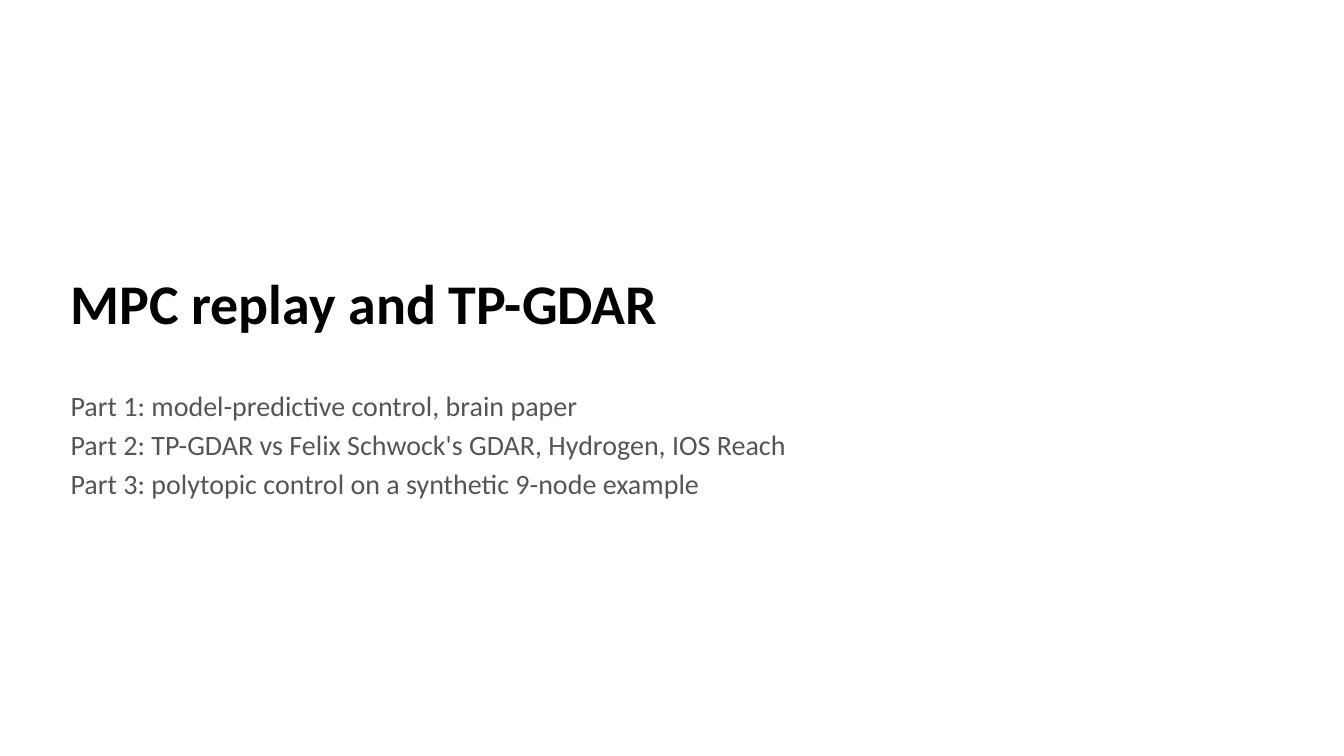
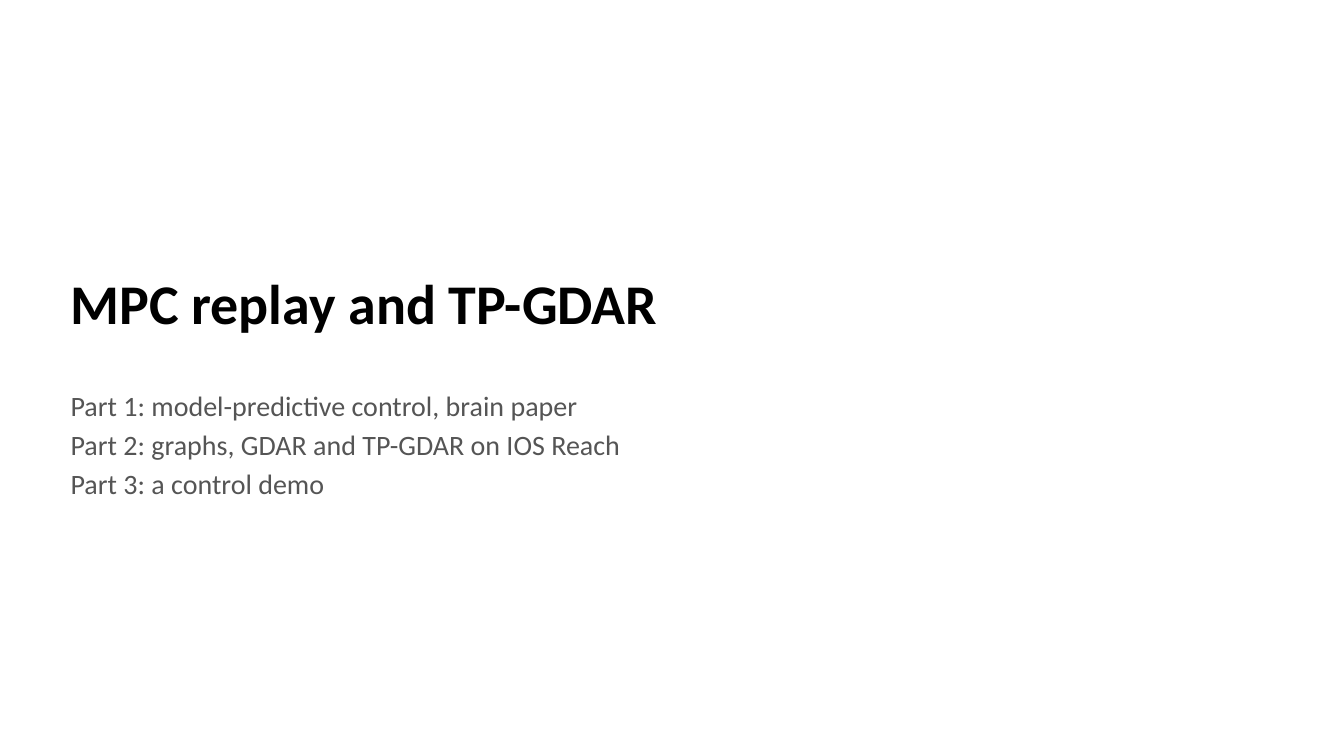
Before and after one commit to smartadi/tpgdar, a slide deck: slide 1 of GDAR-TP_MPC_and_TP-GDAR.pptx. Drawn at 1344x756 pixels with LibreOffice and Linux fonts; fonts in the diff are those of the drawing. Boxes give left, top, right and bottom in pixels: in the first picture for what was removed or moved away, otherwise in the second. Text is boxed around its words. In the diff, an @@ line names an element or a change of style, - is before the commit and + after.

```diff
--- a/GDAR-TP_MPC_and_TP-GDAR.pptx
+++ b/GDAR-TP_MPC_and_TP-GDAR.pptx
@@ subtitle at <box>71,435,620,494</box>: text changed @@
-Part 2: TP-GDAR vs Felix Schwock's GDAR, Hydrogen, IOS Reach
-Part 3: polytopic control on a synthetic 9-node example
+Part 2: graphs, GDAR and TP-GDAR on IOS Reach
+Part 3: a control demo
```
Also in this commit, not shown: 11 other slides changed, 18 slides added, 18 slides removed, 10 other files.
